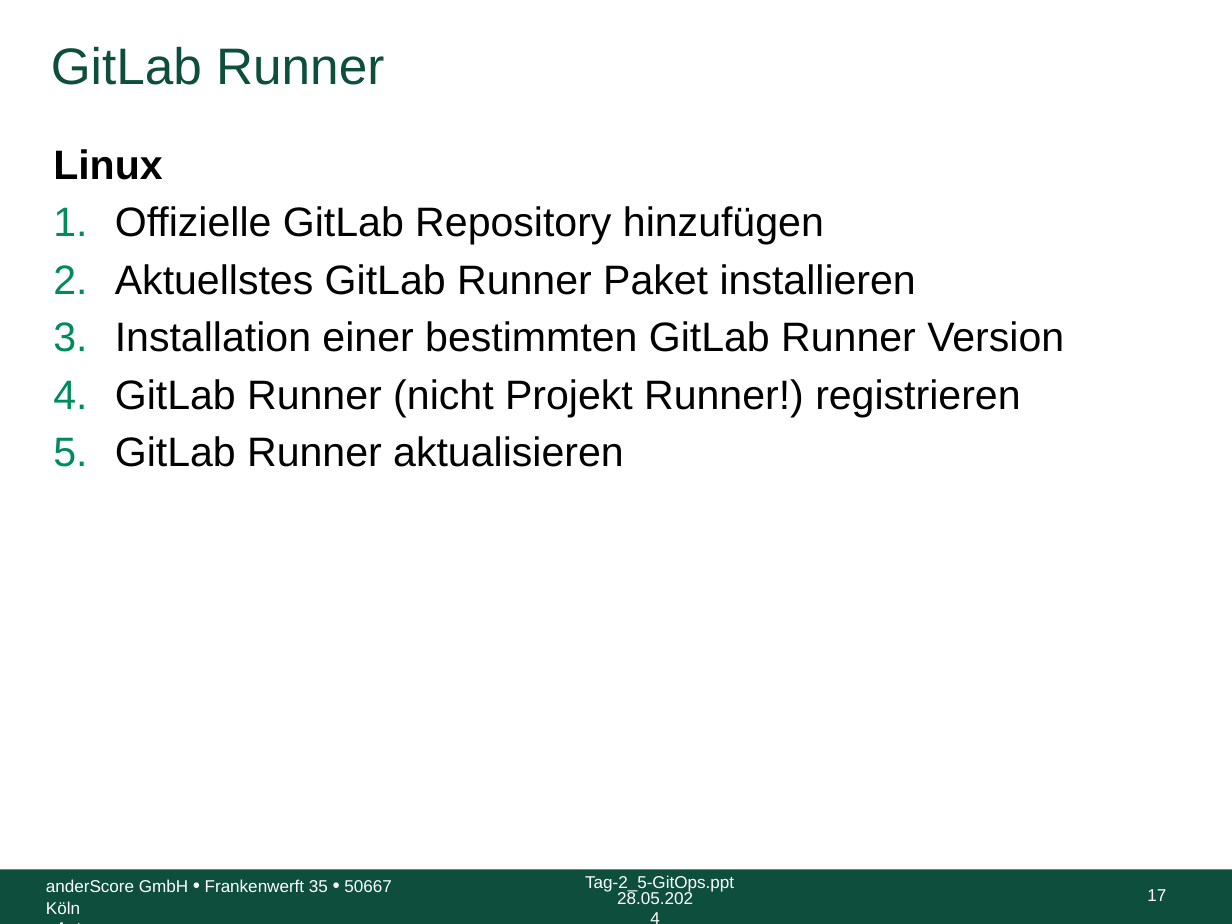
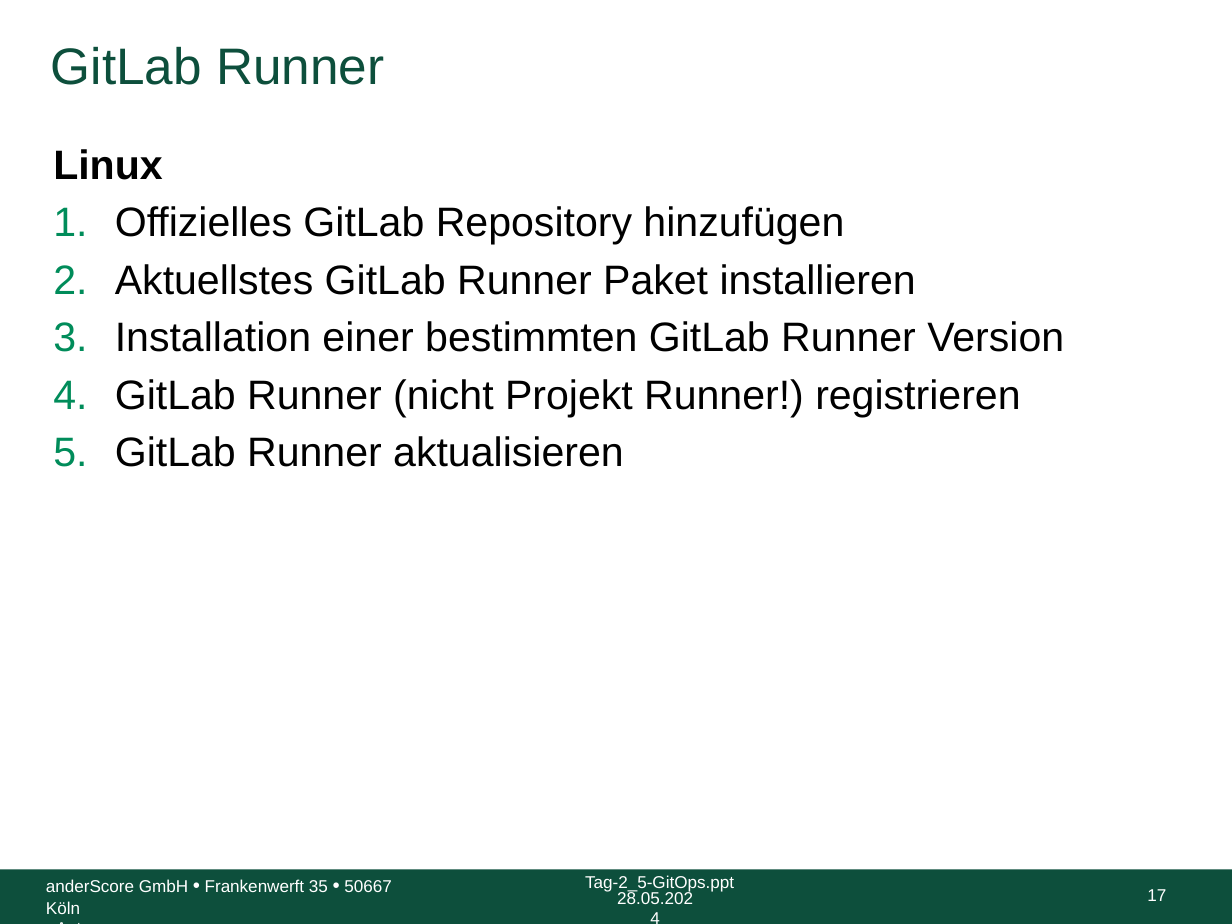
Before and after one commit to anderscore-gmbh/gitlab, a slide deck: slide 17 of slides/Tag-3_2-GitLab-Runner-Container-Registry.pptx. Drawn at 1232x924 pixels with LibreOffice and Linux fonts; fonts in the diff are those of the drawing; background and template pictures are left out. Boxes give left, top, right and bottom in pixels: in the first picture for what was removed or moved away, otherwise in the second. Text is boxed around its words. In the diff, an @@ line names an element or a change of style, - is before the commit and + after.

Commit message:
Tag-3_2: Instance Runner

```diff
--- a/slides/Tag-3_2-GitLab-Runner-Container-Registry.pptx
+++ b/slides/Tag-3_2-GitLab-Runner-Container-Registry.pptx
@@ text at bbox=[115, 206, 844, 245]: text changed @@
-1. Offizielle GitLab Repository hinzufügen
+1. Offizielles GitLab Repository hinzufügen
```
Also in this commit, not shown: 2 other slides changed, 18 slides added.
